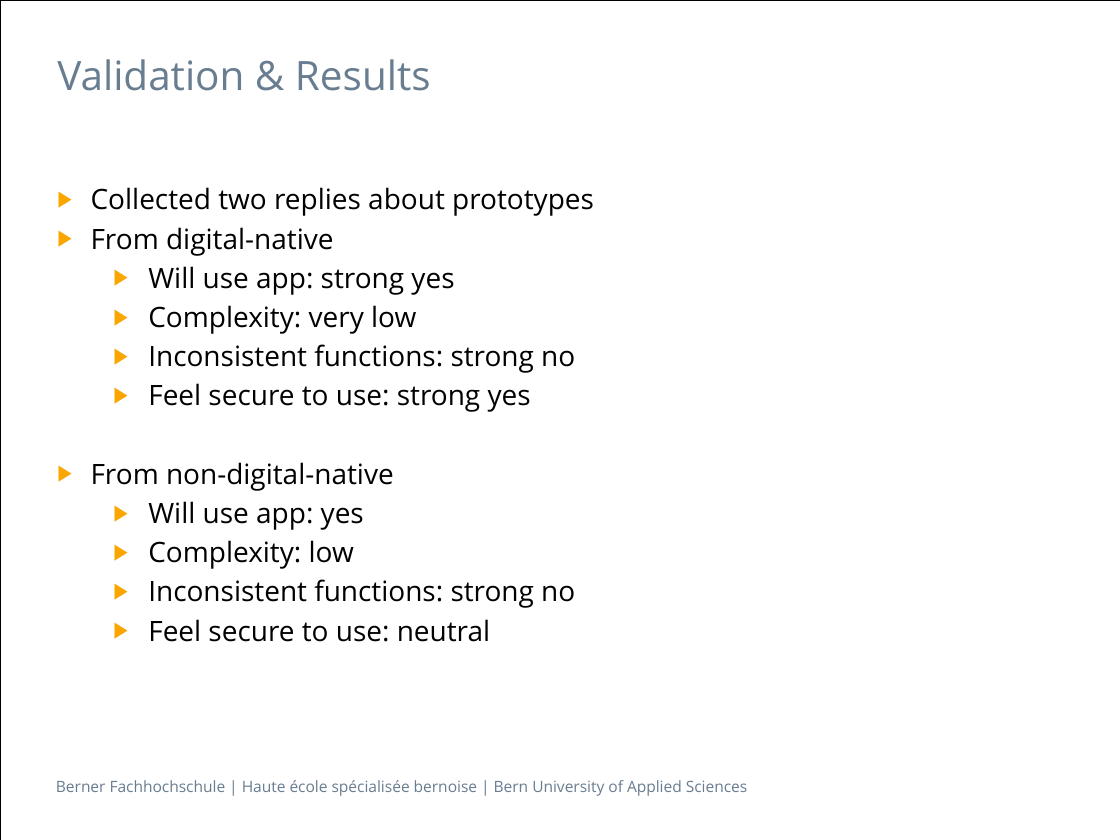
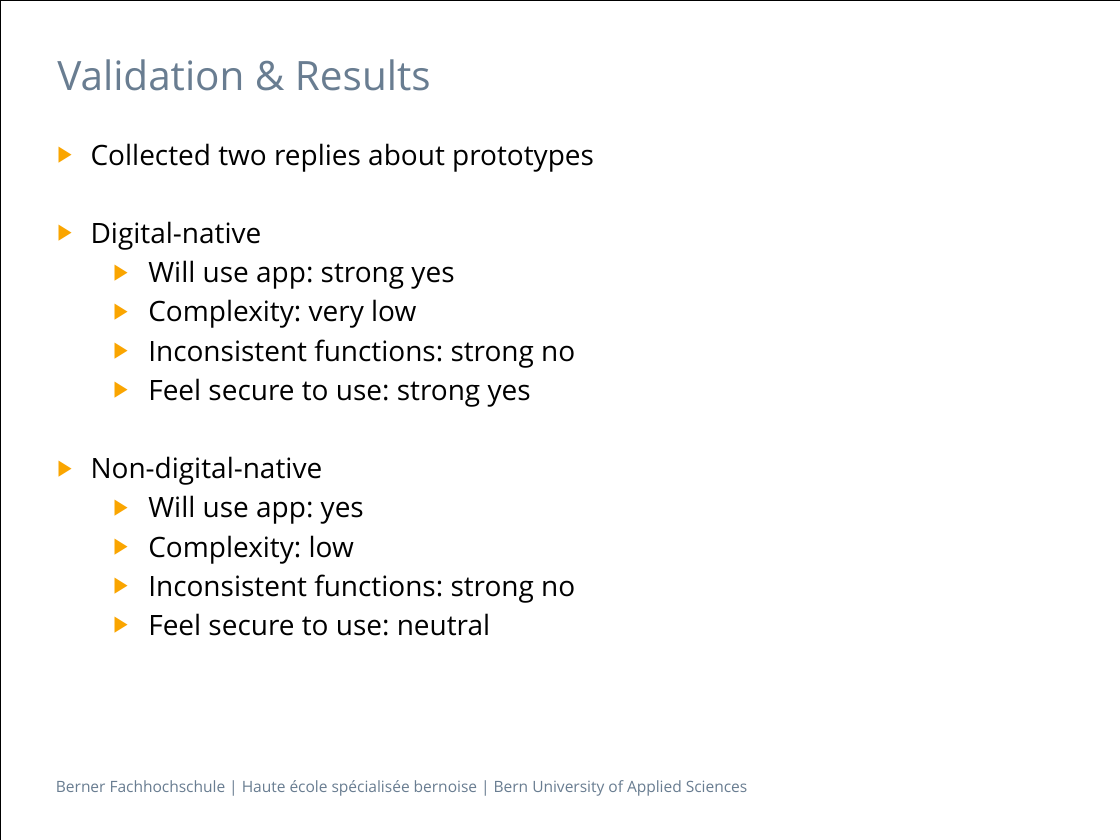
Before and after one commit to BurningBadger/ch.bfh.bti7081.s2016.blue, a slide deck: slide 16 of doc/task03/2016-03-29-Task_03_1.pptx. Drawn at 1120x840 pixels with LibreOffice and Linux fonts; fonts in the diff are those of the drawing. Boxes give left, top, right and bottom in pixels: in the first picture for what was removed or moved away, otherwise in the second. Text is boxed around its words. In the diff, an @@ line names an element or a change of style, - is before the commit and + after.

```diff
--- a/doc/task03/2016-03-29-Task_03_1.pptx
+++ b/doc/task03/2016-03-29-Task_03_1.pptx
@@ text "Collected two replies about prototypes": place and size @@
-text "Collected two replies about prototypes" at (91, 187, 594, 642)
+text "Collected two replies about prototypes" at (91, 143, 594, 636)
@@ text at (91, 221, 262, 250): text changed @@
-▶ From digital-native
+▶ Digital-native
@@ text at (91, 456, 323, 485): text changed @@
-▶ From non-digital-native
+▶ Non-digital-native
```
Also in this commit, not shown: 6 other slides changed.
